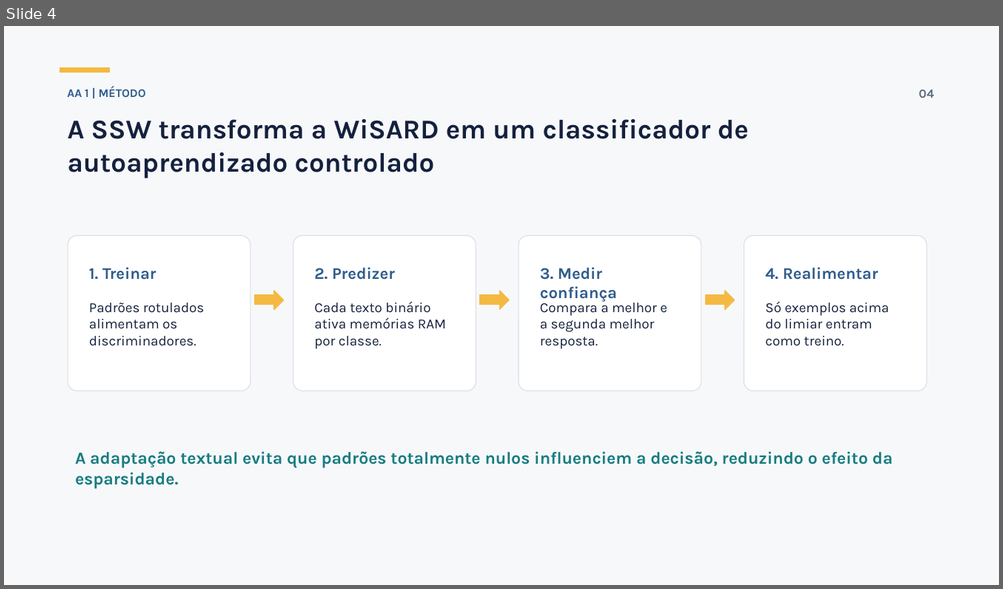
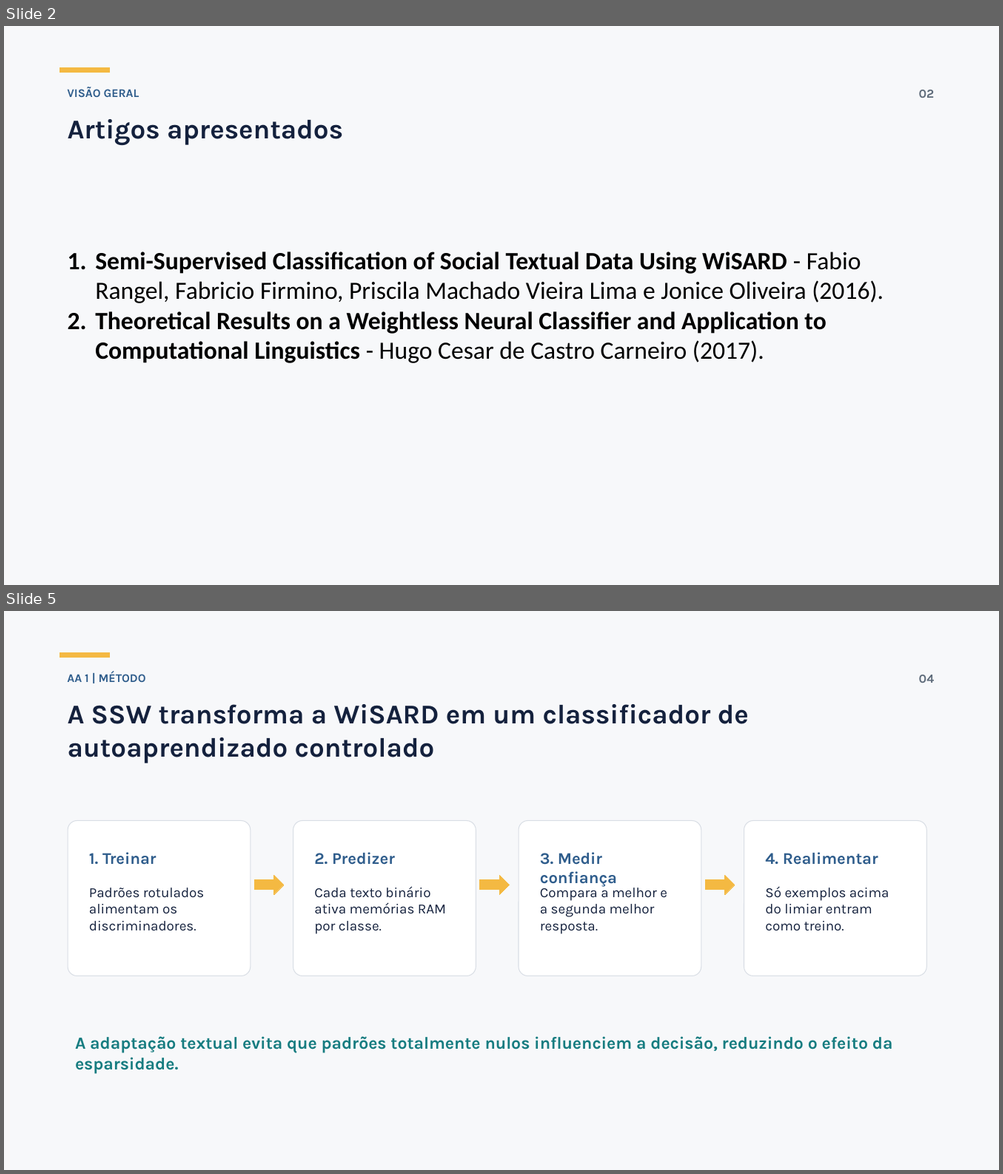
Before and after one commit to 0rakul0/NT_PF, a slide deck: output/apresentacao_wisard_aa_at.pptx. Shown one above the other, each under a label of ours: slide 4 before the commit, slides 2 and 5 after it; the slides between them are not shown. The pictures are 1003x589 and 1003x1174 pixels, drawn with LibreOffice and Linux fonts; fonts in the diff are those of the drawing. Boxes give left, top, right and bottom in pixels: in the first picture for what was removed or moved away, otherwise in the second. Text is boxed around its words. In the diff, an @@ line names an element or a change of style, - is before the commit and + after.

```diff
--- a/output/apresentacao_wisard_aa_at.pptx
+++ b/output/apresentacao_wisard_aa_at.pptx
@@ slide 2 added at (x1=4, y1=26, x2=999, y2=585), background #F7F8FA @@
@@ rectangle added at (x1=60, y1=67, x2=110, y2=73), fill #F4B942, outline #F4B942 0 pt @@
@@ text added at (x1=67, y1=87, x2=139, y2=97), 11.2 pt, text #2F5D8C, bold @@
+VISÃO GERAL
@@ text added at (x1=919, y1=90, x2=934, y2=98), 12 pt, text #5E6B7A, bold @@
+02
@@ text added at (x1=68, y1=119, x2=343, y2=146), 26.2 pt, text #14213D, bold @@
+Artigos apresentados
@@ text added at (x1=95, y1=252, x2=883, y2=363), 24 pt, text #000000, bold @@
+1. Semi-Supervised Classification of Social Textual Data Using WiSARD - Fabio Rangel, Fabricio Firmino, Priscila Machado Vieira Lima e Jonice Oliveira (2016).
+2. Theoretical Results on a Weightless Neural Classifier and Application to Computational Linguistics - Hugo Cesar de Castro Carneiro (2017).
@@ what was slide 4 is now slide 5 @@
```
Also in this commit, not shown: 3 slides changed, 1 other file.
